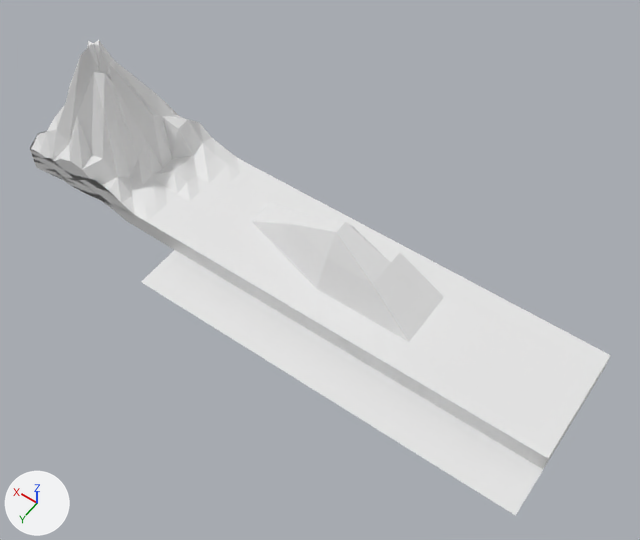
The Blender file 01 Models/mz-landschaft-mit-schlucht.blend: old version first, new version second.
One viewpoint serves both versions: a 50 mm lens placed at (-23.7, 34.8, 66.4), pointed at (4.4, -4.5, 4.7). Arrows for +X, +Y and +Z are at lower left; the lights stay in place.
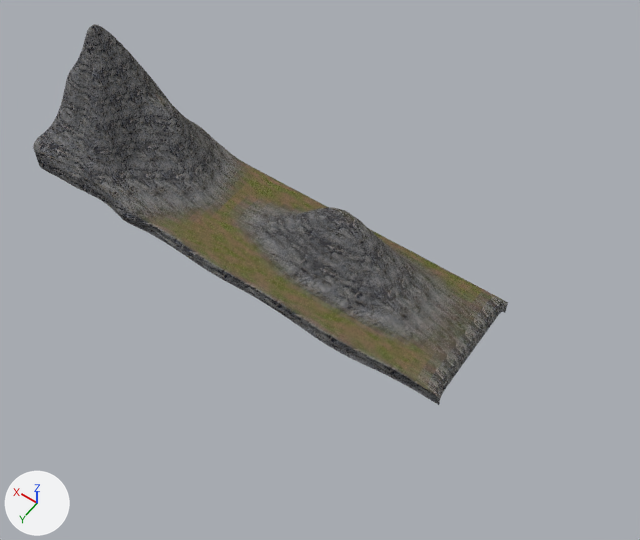
Boxes (x1, y1, x2, y2) around the edits, measured in the pictures (640 x 540 px; the box of a moved part takes in the faces that stretch with it):
'Plane', reshaped, modifiers changed (18% narrower, 11% shorter): before (30, 40, 611, 469); after (33, 24, 508, 405)
'Plane.002', deleted: before (141, 250, 543, 516)
part 1 of me_plane_002, moved or reshaped: before (31, 40, 611, 469); after (35, 24, 450, 405)
part 2 of me_plane_002, recoloured (white to brown): before (30, 131, 508, 370); after (33, 135, 508, 367)

Edits to the bpy script that builds the scene:
```text
Add img_cliffs0180_1_s_jpg:
    img_cliffs0180_1_s_jpg = load_image('Cliffs0180_1_S.jpg', '../02 Textures/Cliffs0180_1_S.jpg', 700, 700, 'sRGB')
Add img_grass0126_1_s_jpg:
    img_grass0126_1_s_jpg = load_image('Grass0126_1_S.jpg', '../02 Textures/Grass0126_1_S.jpg', 700, 700, 'sRGB')
Add img_soilcracked0157_1_s_jpg:
    img_soilcracked0157_1_s_jpg = load_image('SoilCracked0157_1_S.jpg', '../02 Textures/SoilCracked0157_1_S.jpg', 700, 700, 'sRGB')
Add mat_landschaft:
    mat_landschaft = bpy.data.materials.new('landschaft')
    # colours: black #000000, white #ffffff
    # uses the picture img_cliffs0180_1_s_jpg
    # uses the picture img_grass0126_1_s_jpg
    # uses the picture img_soilcracked0157_1_s_jpg
Change me_plane_002:
    used by ob_plane; location = (0.0, -7.91, 0.0); scale = (106.0, 31.8, 5.3)
    remove me_plane_002.from_pydata(...)  # 770 vertices, 768 faces; spans x -0.19..0.37, y -0.19..0.19, z -0.19..2.71
    add me_plane_002.from_pydata(...)  # 656 vertices, 648 faces; spans x -0.09..0.37, y -0.19..0.21, z -0.2..3.28
    me_plane_002 part 1: 162 vertices moved from x -0.09..0.36, y -0.19..0.19, z -0.19..2.71 to x -0.09..0.36, y -0.19..0.21, z -0.2..3.28; 130 vertices removed from x -0.19..0.37, y -0.19..0.19, z -0.19..2.25; 16 vertices added at x -0.09..0.33, y -0.19..0.19, z -0.1..3.17
    me_plane_002 part 2: 602 faces spanning x -0.09..0.37, y -0.19..0.21, z -0.2..3.28 switch from no material to mat_landschaft
Remove ob_plane_002:
    ob_plane_002 = bpy.data.objects.new('Plane.002', me_plane_004)
    ob_plane_002.location = (0.0, 0.0, -0.98)
    ob_plane_002.scale = (20.0, 2.95, 1.0)
Change ob_plane:
    add _m = ob_plane.modifiers.new('Subsurf', 'SUBSURF')
```
